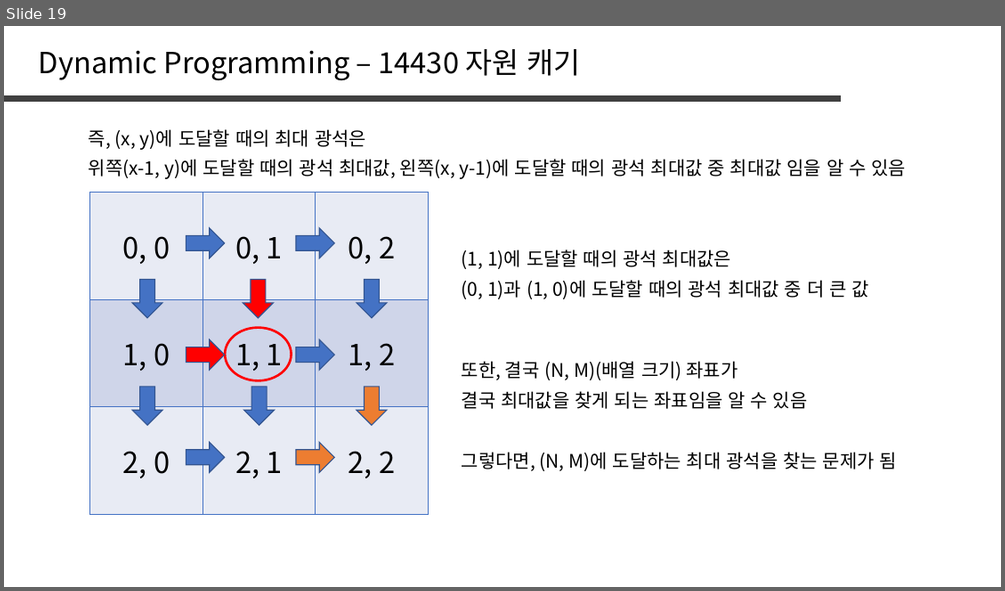
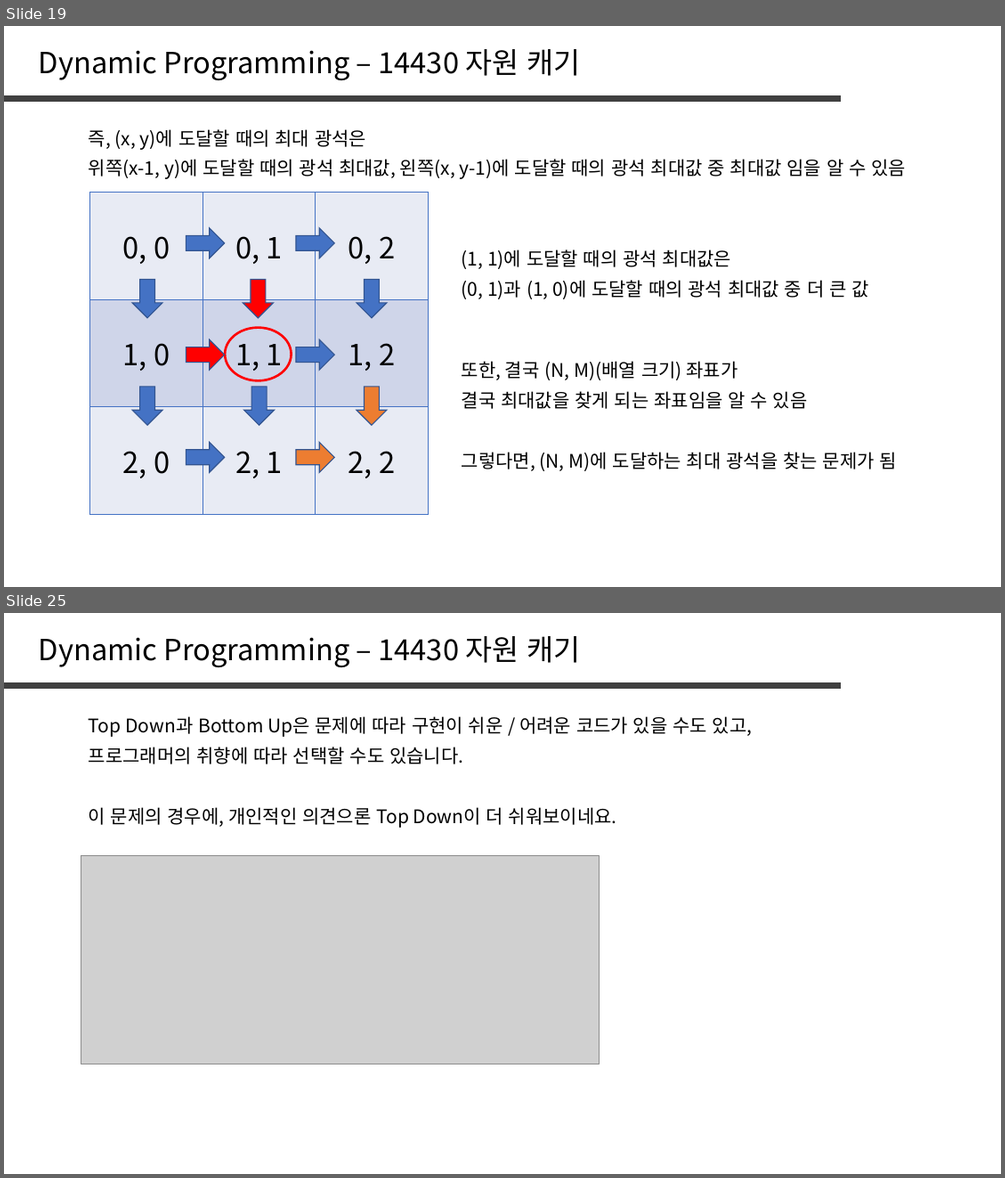
Before and after one commit to jaehoo1/PS-study, a slide deck: study/5_Dynamic Programming.pptx. Shown one above the other, each under a label of ours: slide 19 before the commit, slides 19 and 25 after it; the slides between them are not shown. The pictures are 1005x591 and 1005x1178 pixels, drawn with LibreOffice and Linux fonts; fonts in the diff are those of the drawing; grey boxes stand for pictures. Boxes give left, top, right and bottom in pixels: in the first picture for what was removed or moved away, otherwise in the second. Text is boxed around its words. In the diff, an @@ line names an element or a change of style, - is before the commit and + after.

```diff
--- a/study/5_Dynamic Programming.pptx
+++ b/study/5_Dynamic Programming.pptx
@@ slide 25 added at <box>4,613,1001,1174</box>, background #FFFFFF @@
@@ text added at <box>39,636,581,667</box>, 28 pt, text #000000 @@
+Dynamic Programming – 14430 자원 캐기
@@ line added from (4, 686) to (841, 686), #404040 6 pt @@
@@ text added at <box>89,716,752,737</box>, 18 pt, text #000000 @@
+Top Down과 Bottom Up은 문제에 따라 구현이 쉬운 / 어려운 코드가 있을 수도 있고,
@@ text added at <box>89,747,463,764</box>, 18 pt, text #000000 @@
+프로그래머의 취향에 따라 선택할 수도 있습니다.
@@ text added at <box>89,807,617,827</box>, 18 pt, text #000000 @@
+이 문제의 경우에, 개인적인 의견으론 Top Down이 더 쉬워보이네요.
@@ picture added at <box>81,856,599,1064</box> @@
```
Also in this commit, not shown: 1 slide changed, 4 other slides added.
